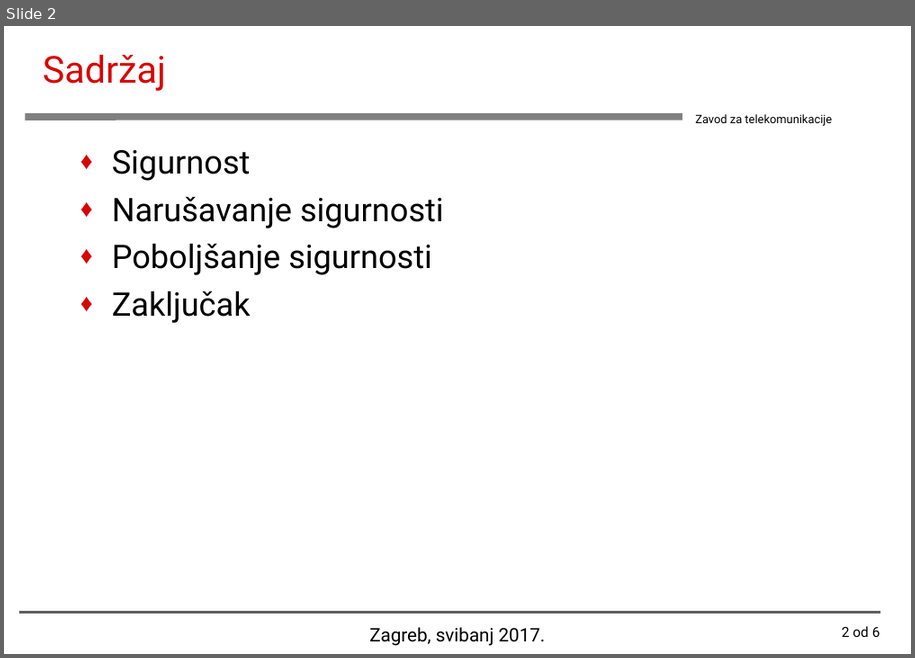
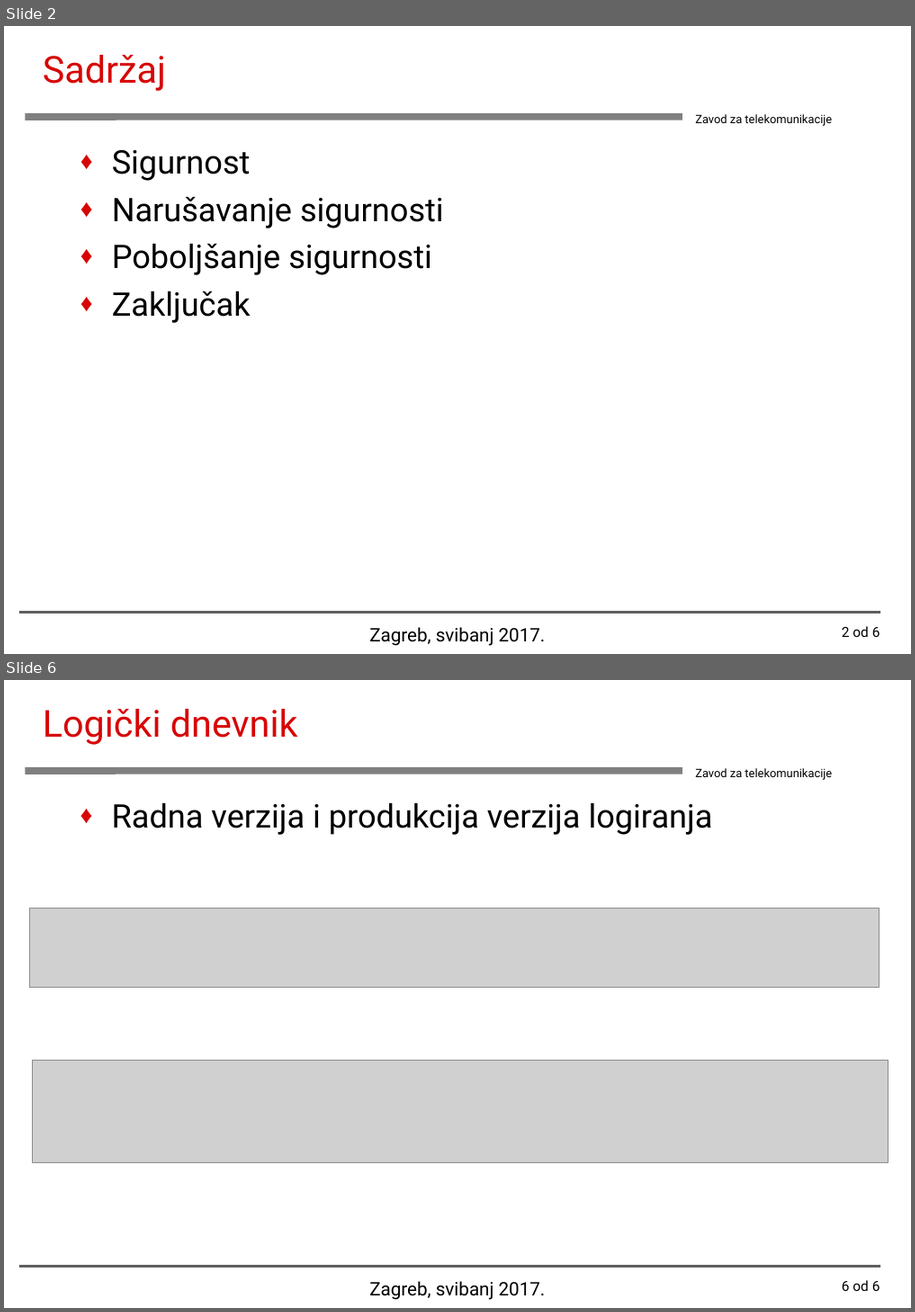
Before and after one commit to MatejVukosav/Security-in-Android-operating-system, a slide deck: Matej_Vukosav_Diplomski_Seminar[2017].ppt. Shown one above the other, each under a label of ours: slide 2 before the commit, slides 2 and 6 after it; the slides between them are not shown. The pictures are 915x658 and 915x1312 pixels, drawn with LibreOffice and Linux fonts; fonts in the diff are those of the drawing; grey boxes stand for pictures; background and template pictures are left out. Boxes give left, top, right and bottom in pixels: in the first picture for what was removed or moved away, otherwise in the second. Text is boxed around its words. In the diff, an @@ line names an element or a change of style, - is before the commit and + after.

```diff
--- a/Matej_Vukosav_Diplomski_Seminar[2017].ppt
+++ b/Matej_Vukosav_Diplomski_Seminar[2017].ppt
@@ slide 6 added at (x1=4, y1=680, x2=911, y2=1308), background #FFFFFF; not listed: 3 template elements that a slide beside it also shows @@
@@ title added at (x1=43, y1=709, x2=298, y2=745), 32 pt, text #D70505 @@
+Logički dnevnik
@@ text added at (x1=112, y1=803, x2=713, y2=835), 28 pt, text #000000 @@
+♦ Radna verzija i produkcija verzija logiranja
@@ picture added at (x1=30, y1=909, x2=880, y2=988) @@
@@ picture added at (x1=33, y1=1060, x2=888, y2=1162) @@
@@ text added at (x1=369, y1=1281, x2=546, y2=1300), 16 pt, text #000000 @@
+Zagreb, svibanj 2017.
@@ page number added at (x1=842, y1=1280, x2=881, y2=1291), 12 pt, text #000000 @@
+6 od 6
```
Also in this commit, not shown: 6 slides changed, 3 other slides added, 3 other files.
